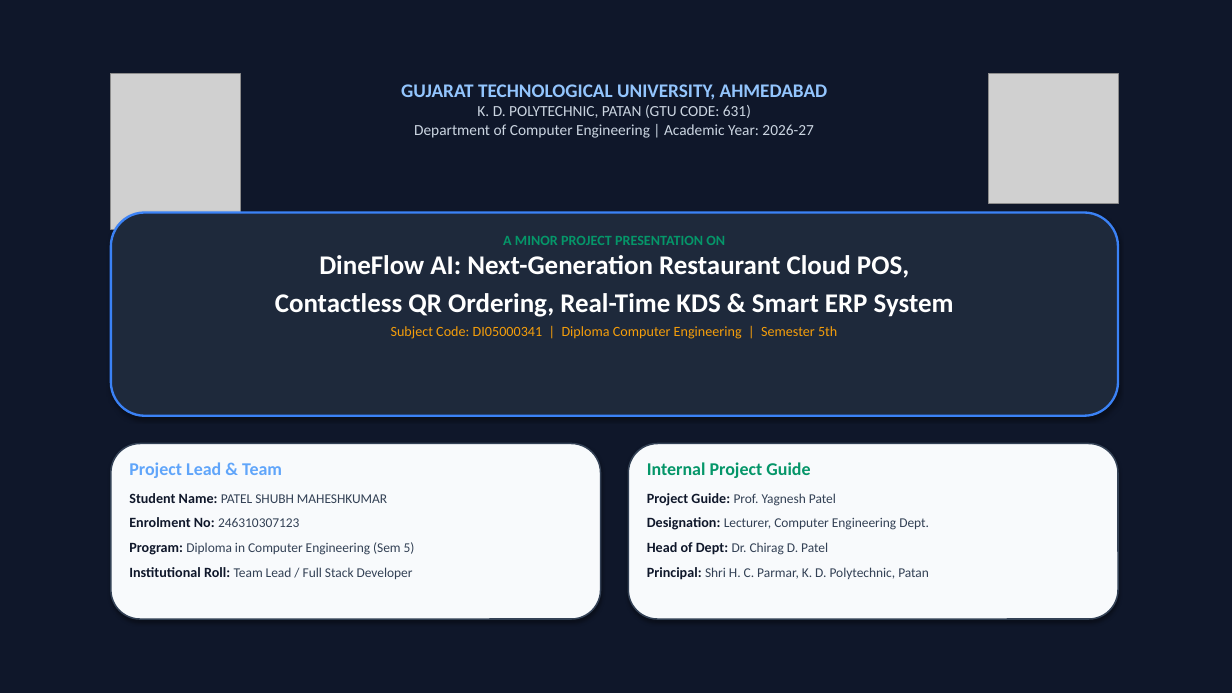
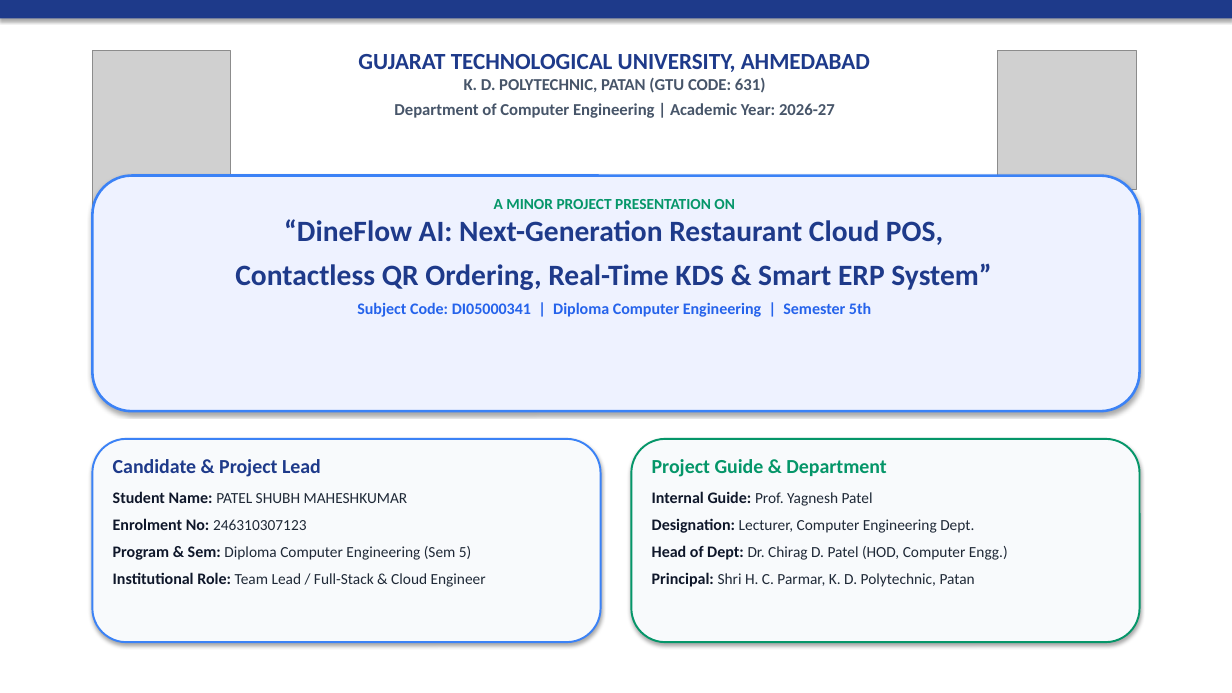
Before and after one commit to Shubh-Patel-07/DineFlow-AI, a slide deck: slide 1 of docs/DineFlow_AI_GTU_Minor_Project_Presentation.pptx. Drawn at 1232x693 pixels with LibreOffice and Linux fonts; fonts in the diff are those of the drawing; grey boxes stand for pictures. Boxes give left, top, right and bottom in pixels: in the first picture for what was removed or moved away, otherwise in the second. Text is boxed around its words. In the diff, an @@ line names an element or a change of style, - is before the commit and + after.

```diff
--- a/docs/DineFlow_AI_GTU_Minor_Project_Presentation.pptx
+++ b/docs/DineFlow_AI_GTU_Minor_Project_Presentation.pptx
@@ rectangle at bbox=[0, 0, 1232, 693]: fill #0F172A to #FFFFFF @@
@@ rectangle added at bbox=[0, 0, 1232, 18], fill #1E3A8A @@
@@ picture: place and size @@
-picture at bbox=[111, 74, 240, 230]
+picture at bbox=[92, 51, 231, 218]
@@ text "GUJARAT TECHNOLOGICAL UNIVERSITY, AHMEDABAD": place and size @@
-text "GUJARAT TECHNOLOGICAL UNIVERSITY, AHMEDABAD" at bbox=[401, 84, 828, 138]
+text "GUJARAT TECHNOLOGICAL UNIVERSITY, AHMEDABAD" at bbox=[358, 54, 870, 118]
@@ text "GUJARAT TECHNOLOGICAL UNIVERSITY, AHMEDABAD" at bbox=[358, 54, 870, 118]: size 15 to 18 pt, text colour #93C5FD to #1E3A8A in "GUJARAT TECHNOLOGICAL UNIVERSITY, AHMEDABAD"; size 12 to 13 pt, text colour #CBD5E1 to #475569, bold on in "K. D. POLYTECHNIC, PATAN (GTU CODE: 631) ..."; more space between paragraphs @@
@@ picture: place and size @@
-picture at bbox=[989, 74, 1118, 203]
+picture at bbox=[998, 51, 1137, 189]
@@ rounded rectangle: place and size @@
-rounded rectangle at bbox=[111, 213, 1118, 416]
+rounded rectangle at bbox=[92, 176, 1140, 411]
@@ rounded rectangle at bbox=[92, 176, 1140, 411]: fill #1E293B to #EEF2FF; outline #3B82F6 1.8 pt to #3B82F6 2 pt @@
@@ text "A MINOR PROJECT PRESENTATION ON": place and size @@
-text "A MINOR PROJECT PRESENTATION ON" at bbox=[275, 236, 954, 339]
+text "A MINOR PROJECT PRESENTATION ON" at bbox=[235, 199, 991, 317]
@@ text at bbox=[357, 199, 871, 317]: size 11 to 12 pt in "A MINOR PROJECT PRESENTATION ON"; size 11 to 12.5 pt, text colour #F59E0B to #2563EB, bold on in "Subject Code: DI05000341 | Diploma Computer Engineering ..."; more space between paragraphs @@
@@ text at bbox=[235, 219, 991, 290]: text changed; size 21 to 23 pt; text colour #FFFFFF to #1E3A8A @@
-DineFlow AI: Next-Generation Restaurant Cloud POS,
-Contactless QR Ordering, Real-Time KDS & Smart ERP System
+“DineFlow AI: Next-Generation Restaurant Cloud POS,
+Contactless QR Ordering, Real-Time KDS & Smart ERP System”
@@ rounded rectangle: place and size @@
-rounded rectangle at bbox=[111, 444, 601, 619]
+rounded rectangle at bbox=[92, 439, 601, 642]
@@ rounded rectangle at bbox=[92, 439, 601, 642]: outline #334155 1.2 pt to #3B82F6 1.5 pt @@
@@ rounded rectangle: place and size @@
-rounded rectangle at bbox=[628, 444, 1118, 619]
+rounded rectangle at bbox=[631, 439, 1140, 642]
@@ rounded rectangle at bbox=[631, 439, 1140, 642]: outline #334155 1.2 pt to #059669 1.5 pt @@
@@ text at bbox=[113, 459, 321, 477]: text changed; size 14 to 15.5 pt; text colour #60A5FA to #1E3A8A @@
-Project Lead & Team
+Candidate & Project Lead
@@ text "Candidate & Project Lead": place and size @@
-text "Candidate & Project Lead" at bbox=[129, 462, 415, 579]
+text "Candidate & Project Lead" at bbox=[113, 459, 486, 587]
@@ text at bbox=[652, 459, 886, 506]: text changed; size 14 to 15.5 pt @@
-Internal Project Guide
-Project Guide: Prof. Yagnesh Patel
+Project Guide & Department
+Internal Guide: Prof. Yagnesh Patel
@@ text at bbox=[113, 491, 408, 530]: size 11 to 12.5 pt in "Student Name:", "Enrolment No:"; size 10.5 to 12 pt, text colour #334155 to #1F2937 in "PATEL SHUBH MAHESHKUMAR", "246310307123" @@
@@ text at bbox=[652, 518, 975, 587]: size 11 to 12.5 pt in "Designation:", "Principal:"; size 10.5 to 12 pt, text colour #334155 to #1F2937 in "Lecturer, Computer Engineering Dept.", "Shri H. C. Parmar, K. D. Polytechnic, ..." @@
@@ text at bbox=[113, 546, 486, 587]: text changed; size 10.5 to 12 pt; text colour #334155 to #1F2937 @@
-Program: Diploma in Computer Engineering (Sem 5)
-Institutional Roll: Team Lead / Full Stack Developer
+Program & Sem: Diploma Computer Engineering (Sem 5)
+Institutional Role: Team Lead / Full-Stack & Cloud Engineer
@@ text at bbox=[652, 545, 1008, 560]: text changed; size 10.5 to 12 pt; text colour #334155 to #1F2937 @@
-Head of Dept: Dr. Chirag D. Patel
+Head of Dept: Dr. Chirag D. Patel (HOD, Computer Engg.)
```
Also in this commit, not shown: 16 other slides changed, 1 slide removed, 1 other file.
